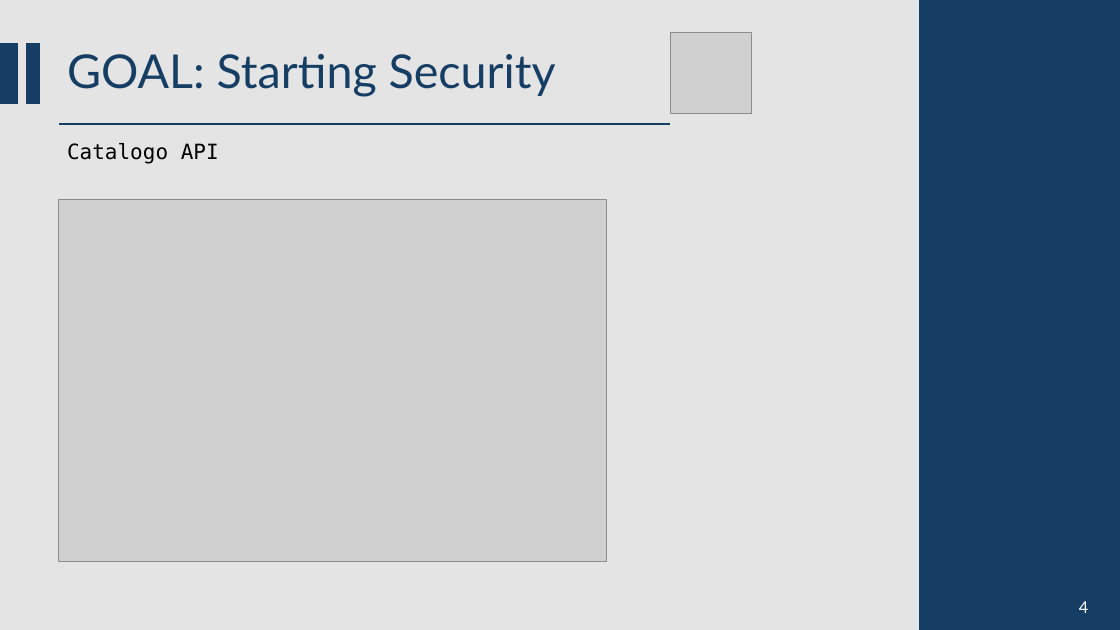
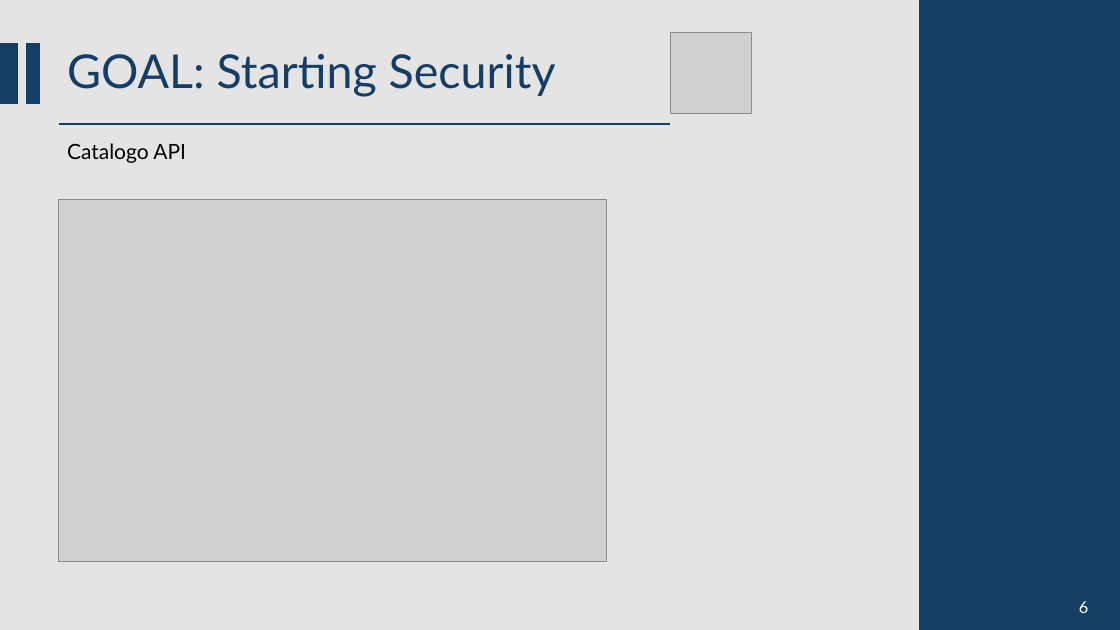
Before and after one commit to CSW-Teams/MS3-docs, a slide deck: slide 6 of ShiftsHappen/Sprint 1/CSW Sprint 1.pptm. Drawn at 1120x630 pixels with LibreOffice and Linux fonts; fonts in the diff are those of the drawing; grey boxes stand for pictures. Boxes give left, top, right and bottom in pixels: in the first picture for what was removed or moved away, otherwise in the second. Text is boxed around its words. In the diff, an @@ line names an element or a change of style, - is before the commit and + after.

```diff
--- a/ShiftsHappen/Sprint 1/CSW Sprint 1.pptm
+++ b/ShiftsHappen/Sprint 1/CSW Sprint 1.pptm
@@ text "Catalogo API" at (67,143,186,163): font DejaVu Sans Mono to Lato @@
@@ text at (1079,601,1088,613): text changed @@
-4
+6
```
Also in this commit, not shown: 14 other slides changed.
